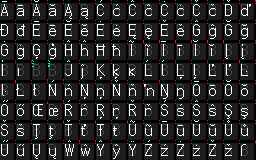
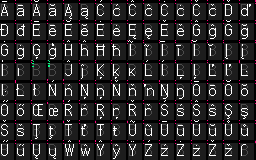
Layers edited between the first and the second w=256, h=160 image:
painted on "Width binary code" over [left=143, top=41, right=224, bottom=42]
painted on "Glyphs" over [left=98, top=40, right=214, bottom=76]
